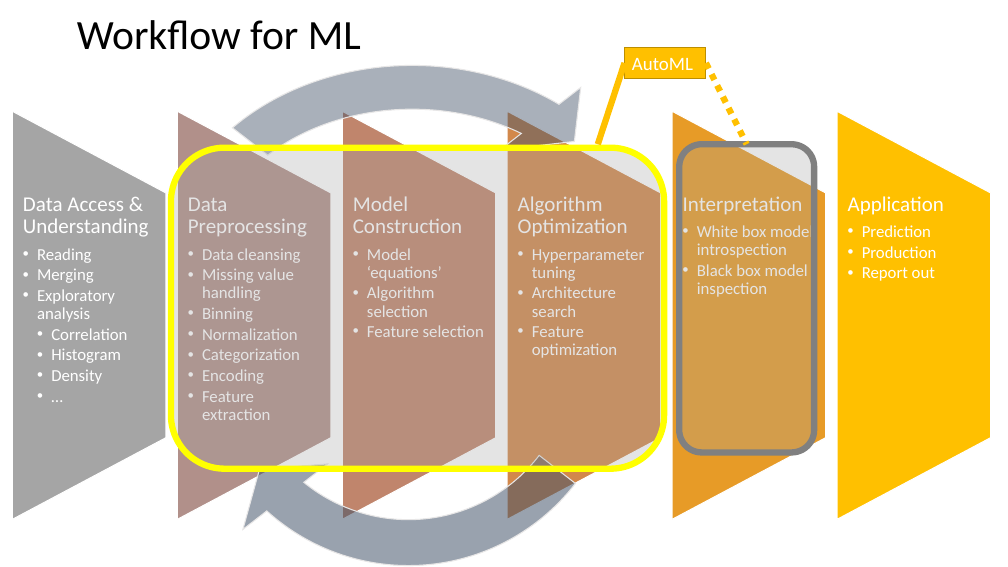
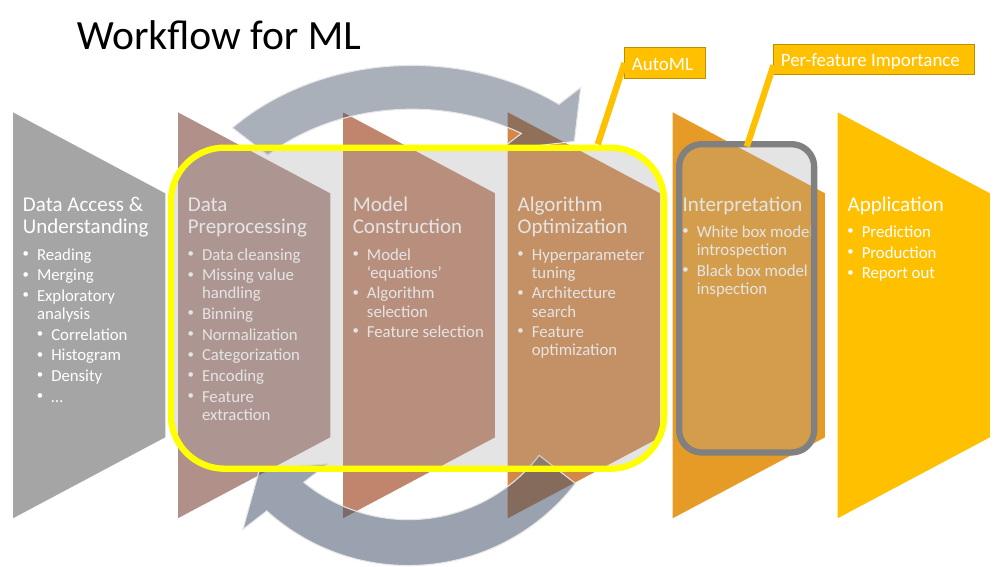
Before and after one commit to fwaris/MLNetInteractive, a slide deck: slide 3 of MLNet with F# Interactive.pptx. Drawn at 1008x567 pixels with LibreOffice and Linux fonts; fonts in the diff are those of the drawing. Boxes give left, top, right and bottom in pixels: in the first picture for what was removed or moved away, otherwise in the second. Text is boxed around its words. In the diff, an @@ line names an element or a change of style, - is before the commit and + after.

Commit message:
ppt update

```diff
--- a/MLNet with F# Interactive.pptx
+++ b/MLNet with F# Interactive.pptx
@@ rectangle added at (774, 45, 975, 75), fill #FFC000, outline #BD8E00 1 pt, 18 pt, text #FFFFFF @@
+Per-feature Importance
@@ line moved from (706, 63) - (747, 144) to (774, 65) - (747, 147) @@
@@ line (774, 65) - (747, 147): stroke #FFC000 6 pt dashed to #FFC000 6 pt @@
```
Also in this commit, not shown: 1 other slide changed, 2 other files.
